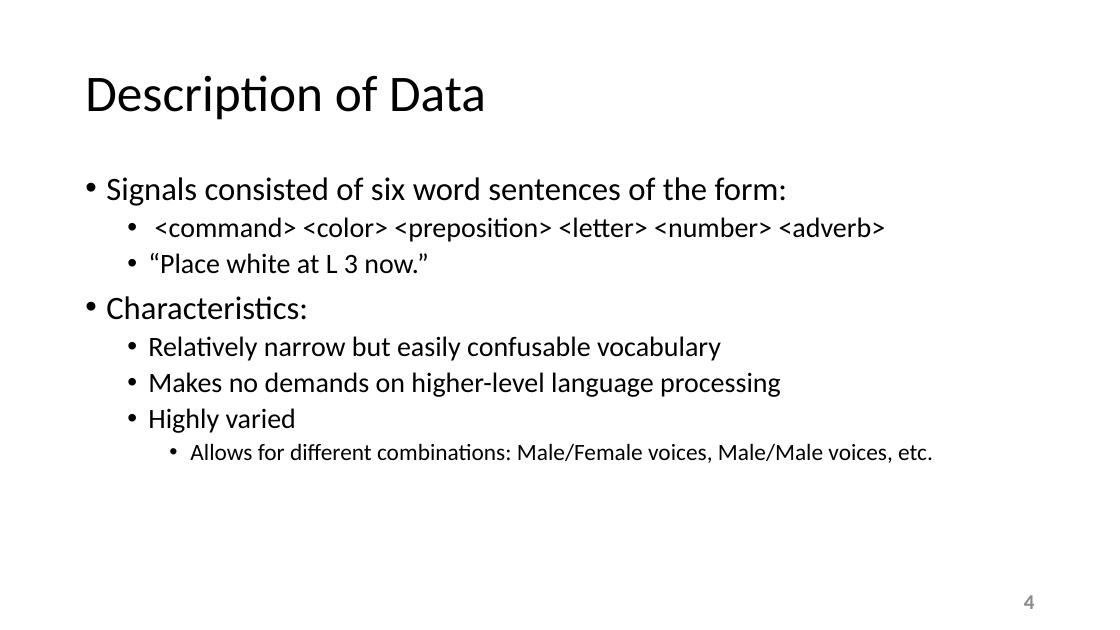
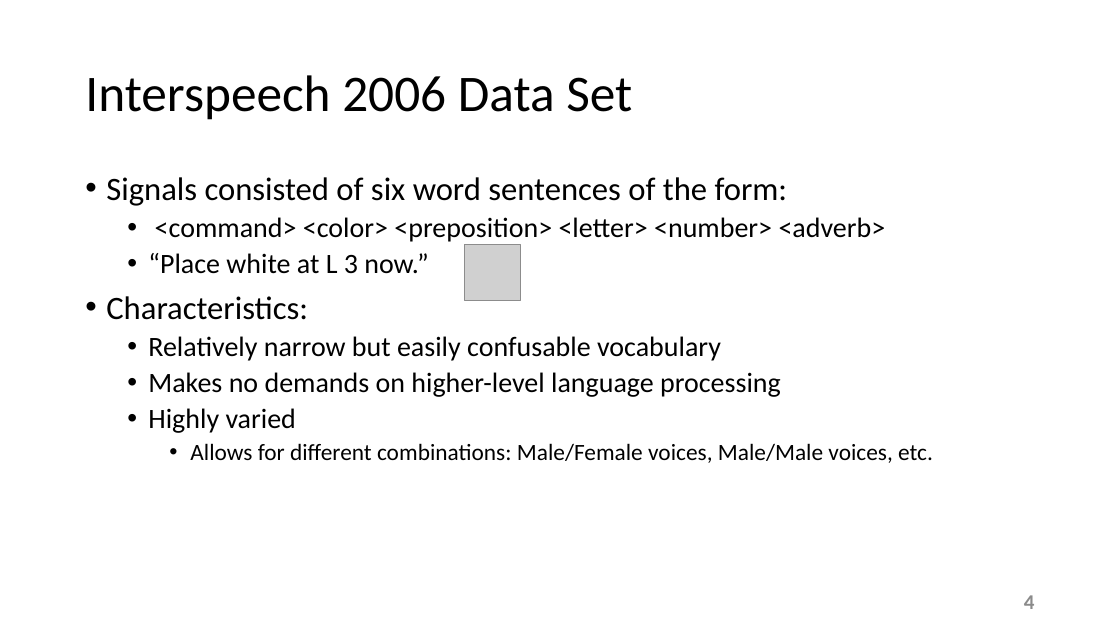
Before and after one commit to esaracin/compressive-sensing-cocktail-party-problem, a slide deck: slide 4 of slide/slides.pptx. Drawn at 1120x630 pixels with LibreOffice and Linux fonts; fonts in the diff are those of the drawing; grey boxes stand for pictures; background and template pictures are left out. Boxes give left, top, right and bottom in pixels: in the first picture for what was removed or moved away, otherwise in the second. Text is boxed around its words. In the diff, an @@ line names an element or a change of style, - is before the commit and + after.

```diff
--- a/slide/slides.pptx
+++ b/slide/slides.pptx
@@ title at bbox=[85, 75, 632, 120]: text changed @@
-Description of Data
+Interspeech 2006 Data Set
@@ picture added at bbox=[465, 245, 521, 301] @@
```
Also in this commit, not shown: 4 other slides changed, 1 slide added, 1 other file.
